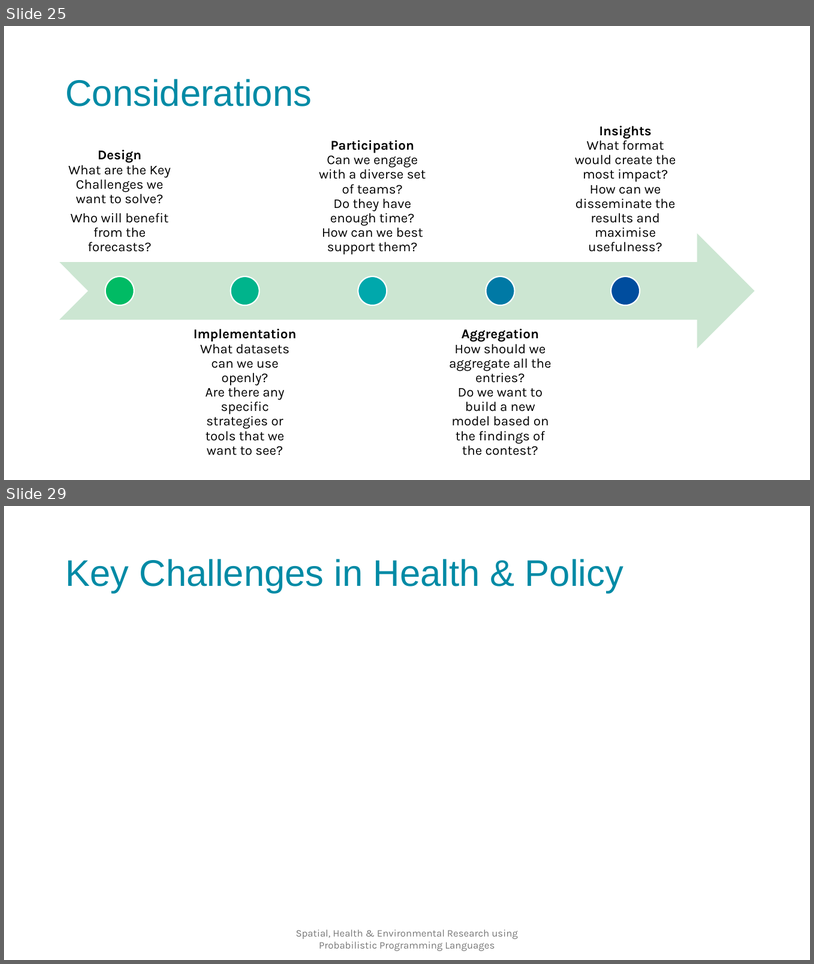
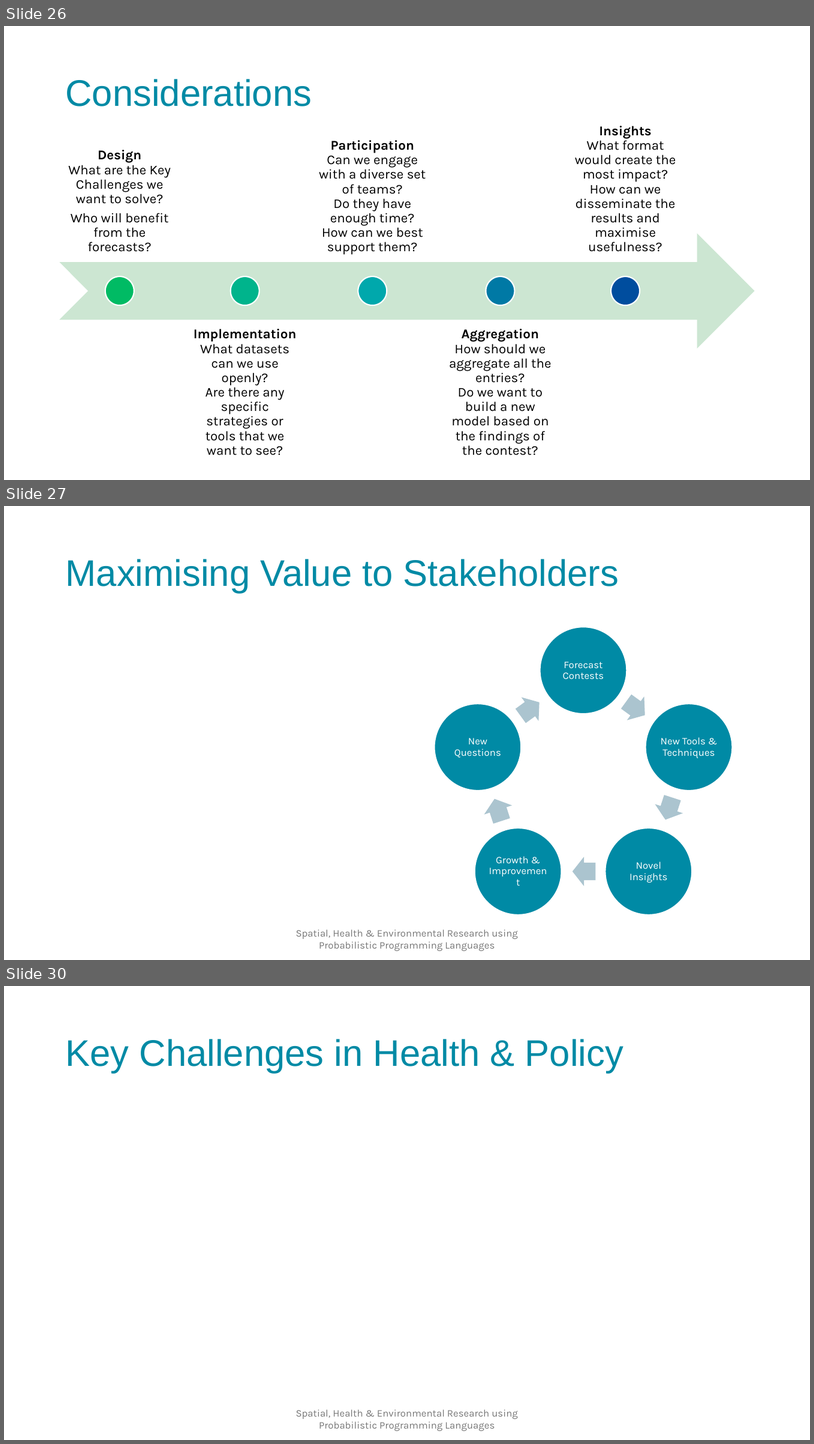
Before and after one commit to SPHERE-PPL/Annual-Meeting-Jan25, a slide deck: docs/Presentations/DayPlan/Full Presentation.pptx. Shown one above the other, each under a label of ours: slides 25 and 29 before the commit, slides 26, 27 and 30 after it; the slides between them are not shown. The pictures are 814x964 and 814x1444 pixels, drawn with LibreOffice and Linux fonts; fonts in the diff are those of the drawing; background and template pictures are left out. Boxes give left, top, right and bottom in pixels: in the first picture for what was removed or moved away, otherwise in the second. Text is boxed around its words. In the diff, an @@ line names an element or a change of style, - is before the commit and + after.

```diff
--- a/docs/Presentations/DayPlan/Full Presentation.pptx
+++ b/docs/Presentations/DayPlan/Full Presentation.pptx
@@ slide 27 added at (4,506,810,960), background picture (left out) @@
@@ title added at (65,559,619,593), 44 pt, text #008AA5 @@
+Maximising Value to Stakeholders
@@ group added at (435,627,733,915): 5 ellipses, 5 texts, 5 right arrows @@
+Forecast Contests
+New Tools & Techniques
+Novel Insights
+Growth & Improvement
+New Questions
@@ text added at (296,929,518,951), 12 pt, text #797979 @@
+Spatial, Health & Environmental Research using Probabilistic Programming Languages
@@ what was slide 25 is now slide 26 @@
@@ what was slide 29 is now slide 30 @@
```
Also in this commit, not shown: 7 slides changed, 1 other slide added, 1 other file.
